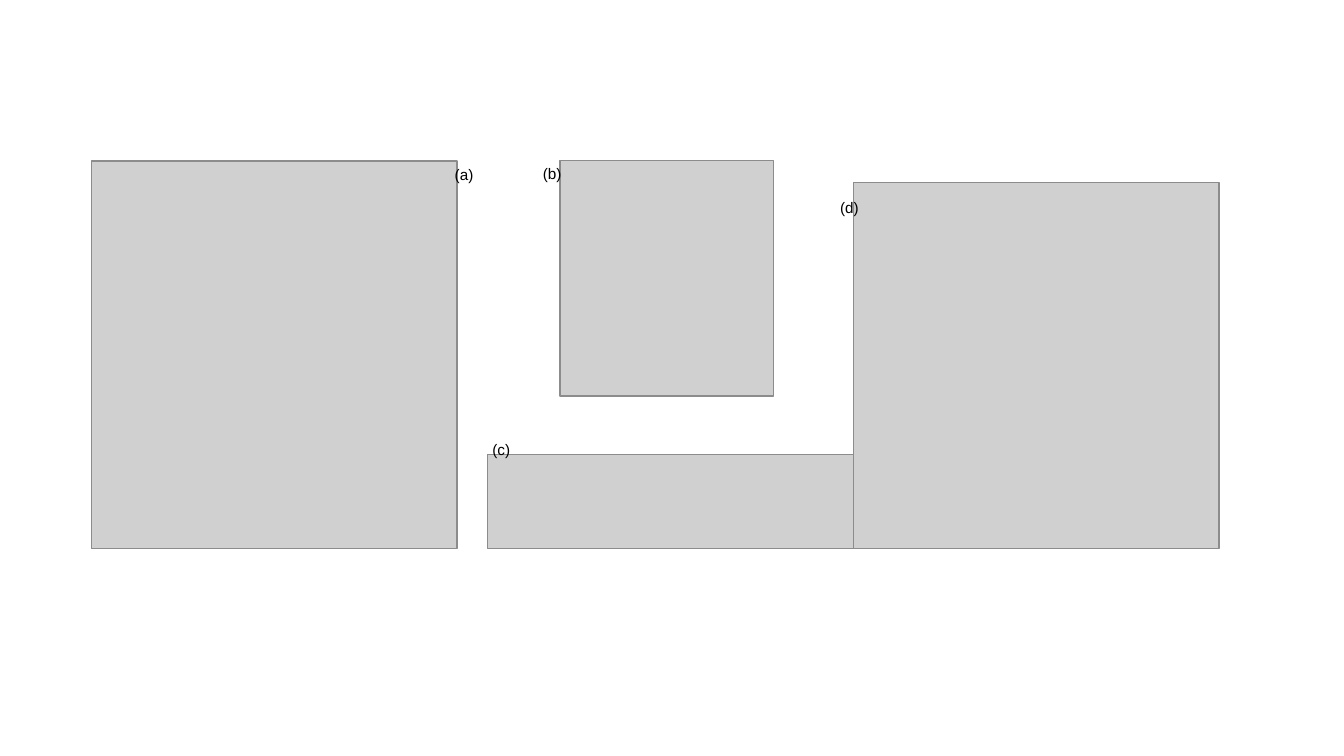
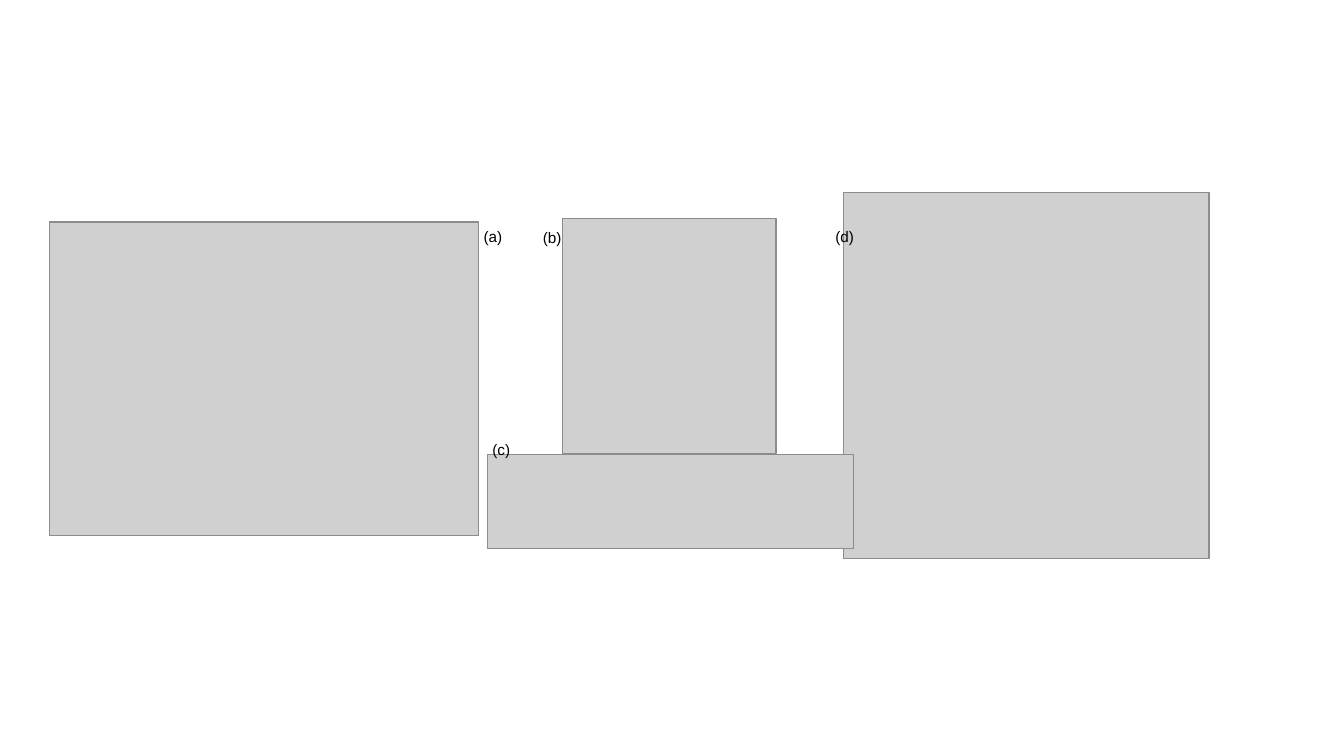
Before and after one commit to bettachini/MecanicaAnaliticaComputacional, a slide deck: slide 1 of 88presentación/caife25/imagenes/anillo.odp. Drawn at 1344x756 pixels with LibreOffice and Linux fonts; fonts in the diff are those of the drawing; grey boxes stand for pictures. Boxes give left, top, right and bottom in pixels: in the first picture for what was removed or moved away, otherwise in the second. Text is boxed around its words. In the diff, an @@ line names an element or a change of style, - is before the commit and + after.

```diff
--- a/88presentación/caife25/imagenes/anillo.odp
+++ b/88presentación/caife25/imagenes/anillo.odp
@@ picture: place and size @@
-picture at [854, 183, 1220, 549]
+picture at [844, 193, 1210, 559]
@@ picture: place and size @@
-picture at [91, 161, 457, 549]
+picture at [50, 222, 479, 535]
@@ text "(a)": place and size @@
-text "(a)" at [455, 167, 474, 183]
+text "(a)" at [484, 231, 503, 245]
@@ text "(b)": place and size @@
-text "(b)" at [543, 167, 562, 183]
+text "(b)" at [543, 232, 562, 246]
@@ picture: place and size @@
-picture at [560, 161, 773, 396]
+picture at [562, 218, 776, 454]
@@ text "(d)": place and size @@
-text "(d)" at [840, 201, 859, 217]
+text "(d)" at [835, 230, 854, 246]
```
Also in this commit, not shown: 6 other files.
